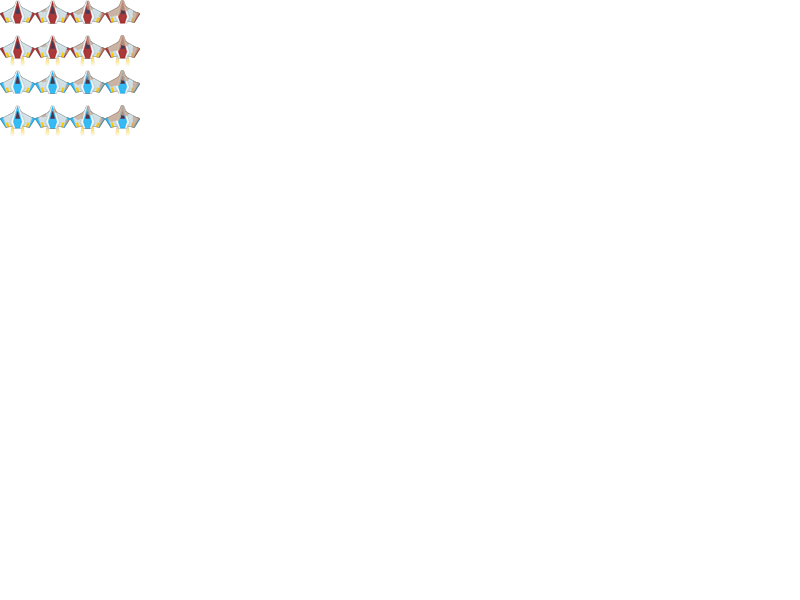
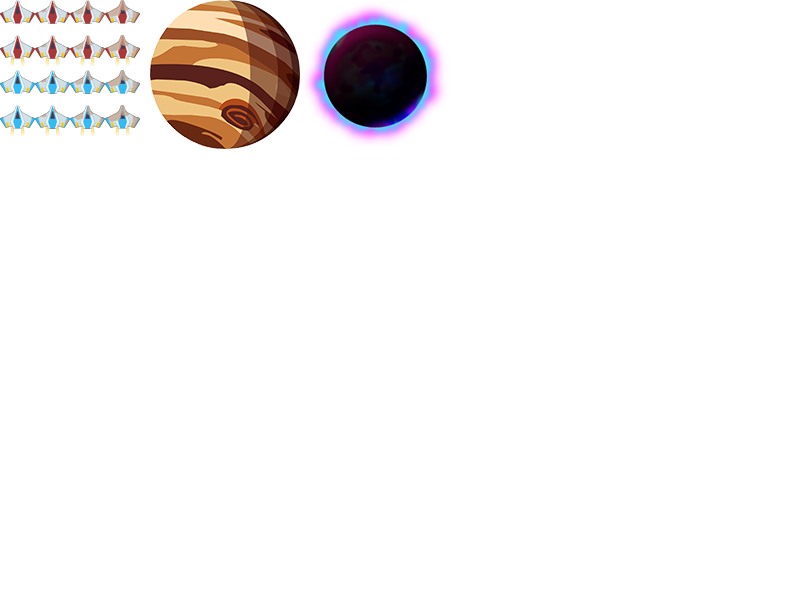
Layered file, before and after one edit (800×600). Changes by layer:
added group "Planets" with 2 layers above "Background" over left=150, top=0, right=448, bottom=149
added layer "Layer 2" in group "Planets" over left=302, top=2, right=448, bottom=147
added layer "Layer 1" in group "Planets" over left=150, top=0, right=300, bottom=149
